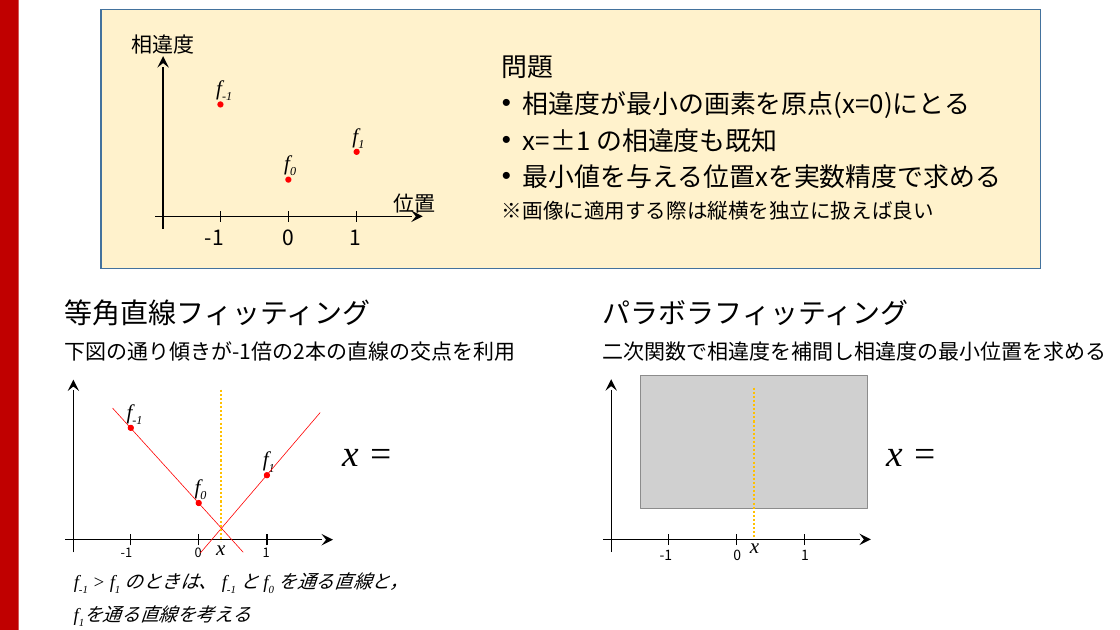
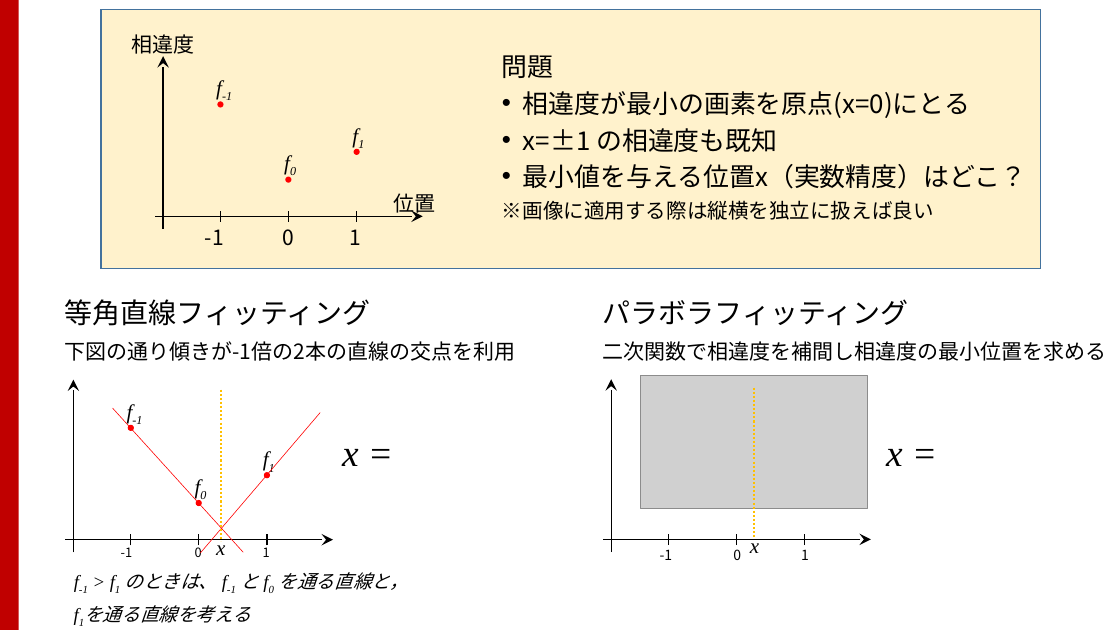
Before and after one commit to TakashiIjiri/TakashiIjiri.github.io, a slide deck: slide 14 of classes/dm2018_2/dm2_2.pptx. Drawn at 1120x630 pixels with LibreOffice and Linux fonts; fonts in the diff are those of the drawing; grey boxes stand for pictures. Boxes give left, top, right and bottom in pixels: in the first picture for what was removed or moved away, otherwise in the second. Text is boxed around its words. In the diff, an @@ line names an element or a change of style, - is before the commit and + after.

```diff
--- a/classes/dm2018_2/dm2_2.pptx
+++ b/classes/dm2018_2/dm2_2.pptx
@@ text at (523,164,1026,189): text changed @@
-• 最小値を与える位置xを実数精度で求める
+• 最小値を与える位置x（実数精度）はどこ？
```
Also in this commit, not shown: 4 other slides changed, 1 slide added, 3 slides removed, 1 other file.
